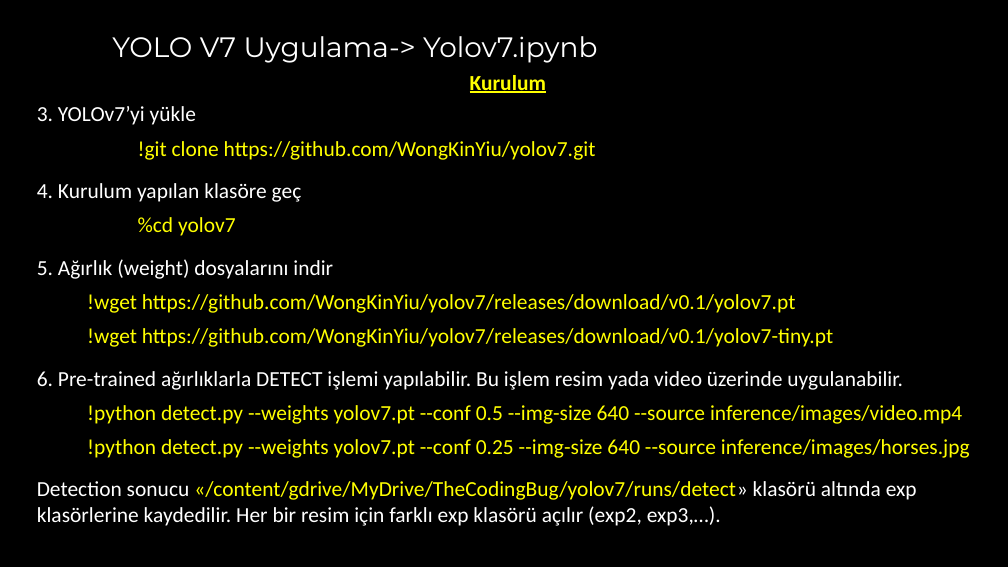
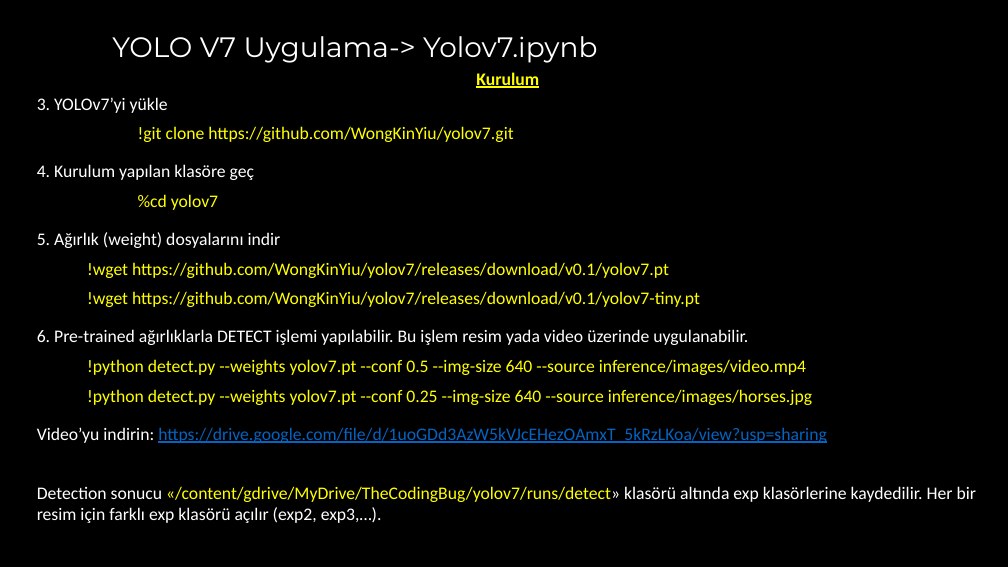
Before and after one commit to akaraci/Makine-Ogrenmesi, a slide deck: slide 12 of Sunular/MÖT-Hafta-8 - Yolo Detection.pptx. Drawn at 1008x567 pixels with LibreOffice and Linux fonts; fonts in the diff are those of the drawing. Boxes give left, top, right and bottom in pixels: in the first picture for what was removed or moved away, otherwise in the second. Text is boxed around its words. In the diff, an @@ line names an element or a change of style, - is before the commit and + after.

```diff
--- a/Sunular/MÖT-Hafta-8 - Yolo Detection.pptx
+++ b/Sunular/MÖT-Hafta-8 - Yolo Detection.pptx
@@ text at (37, 72, 976, 523): size 15.3 to 12.6 pt in "Kurulum", "3. YOLOv7’yi yükle", "!git clone https://github.com/WongKinYiu/yolov7.git", "4. Kurulum yapılan klasöre geç" and 8 more places; line spacing 0.9 to 0.8 @@
@@ text at (37, 427, 827, 443): paragraph added @@
+          Video’yu indirin: https://drive.google.com/file/d/1uoGDd3AzW5kVJcEHezOAmxT_5kRzLKoa/view?usp=sharing
```
Also in this commit, not shown: 3 other slides changed, 2 slides added.
